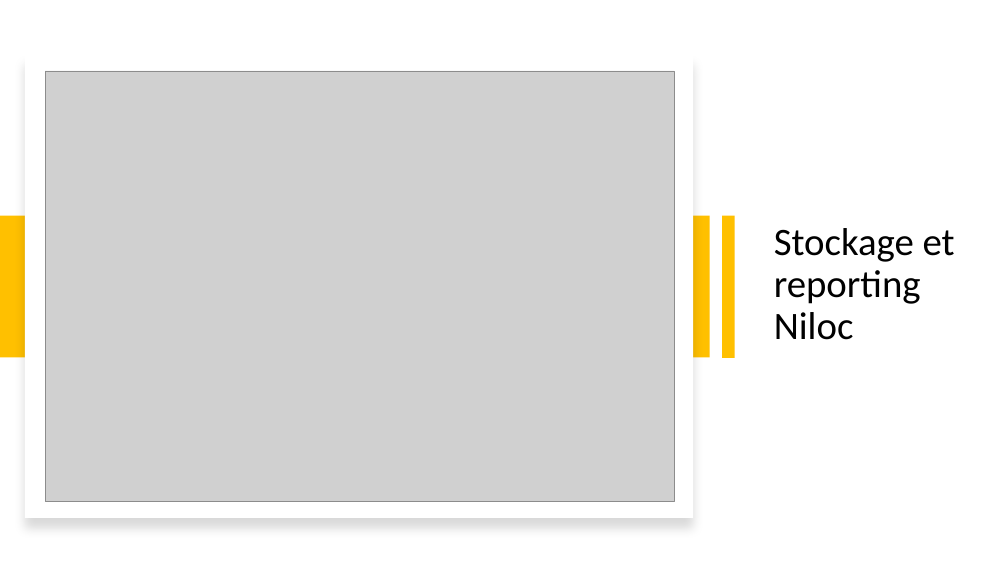
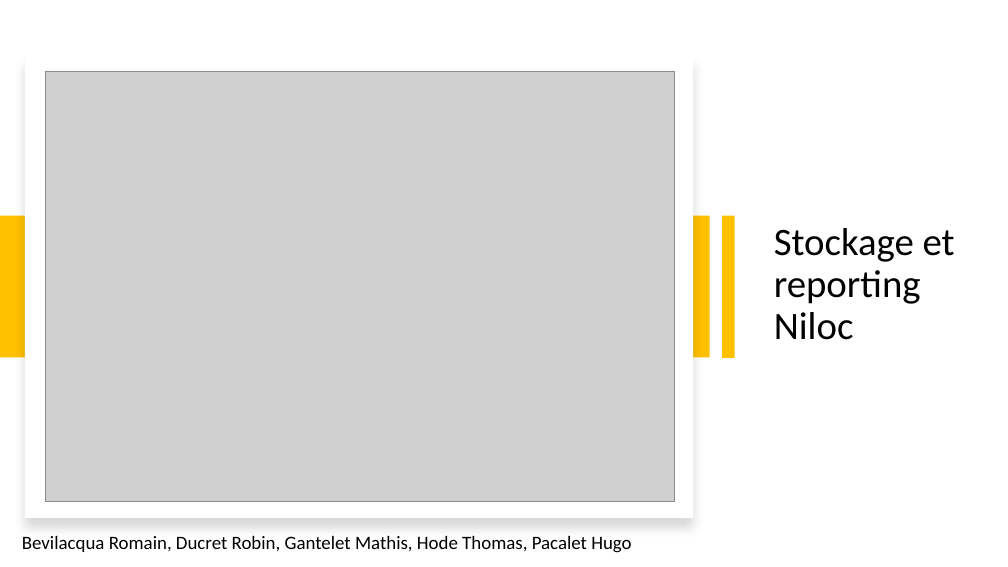
Before and after one commit to neopolitan2012/PT-LPBDD, a slide deck: slide 1 of Soutenance_PT.pptx. Drawn at 1008x567 pixels with LibreOffice and Linux fonts; fonts in the diff are those of the drawing; grey boxes stand for pictures. Boxes give left, top, right and bottom in pixels: in the first picture for what was removed or moved away, otherwise in the second. Text is boxed around its words. In the diff, an @@ line names an element or a change of style, - is before the commit and + after.

```diff
--- a/Soutenance_PT.pptx
+++ b/Soutenance_PT.pptx
@@ text added at box(22, 536, 631, 553), 18 pt, text #000000 @@
+Bevilacqua Romain, Ducret Robin, Gantelet Mathis, Hode Thomas, Pacalet Hugo
```
Also in this commit, not shown: 1 slide added.
